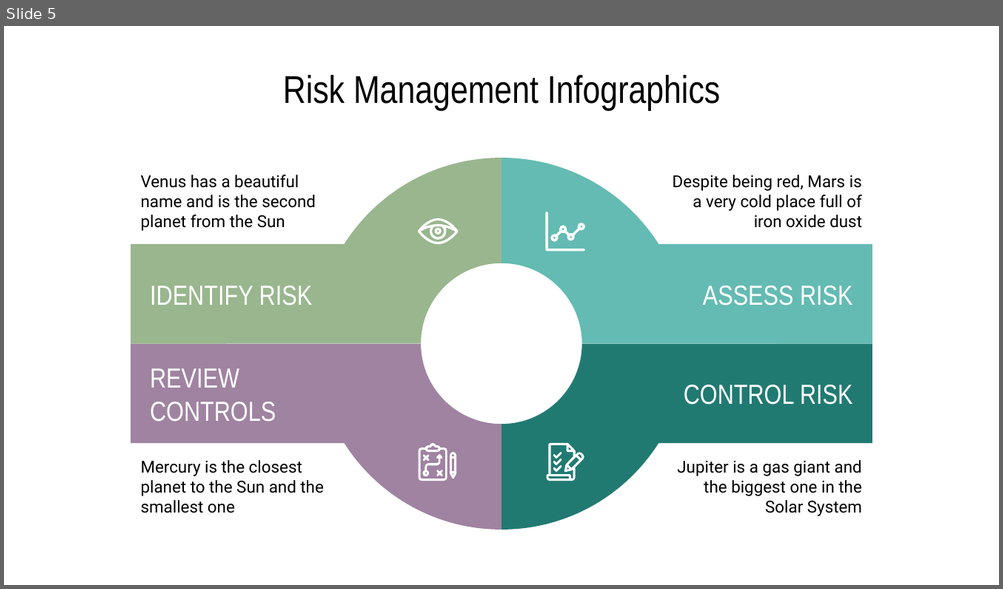
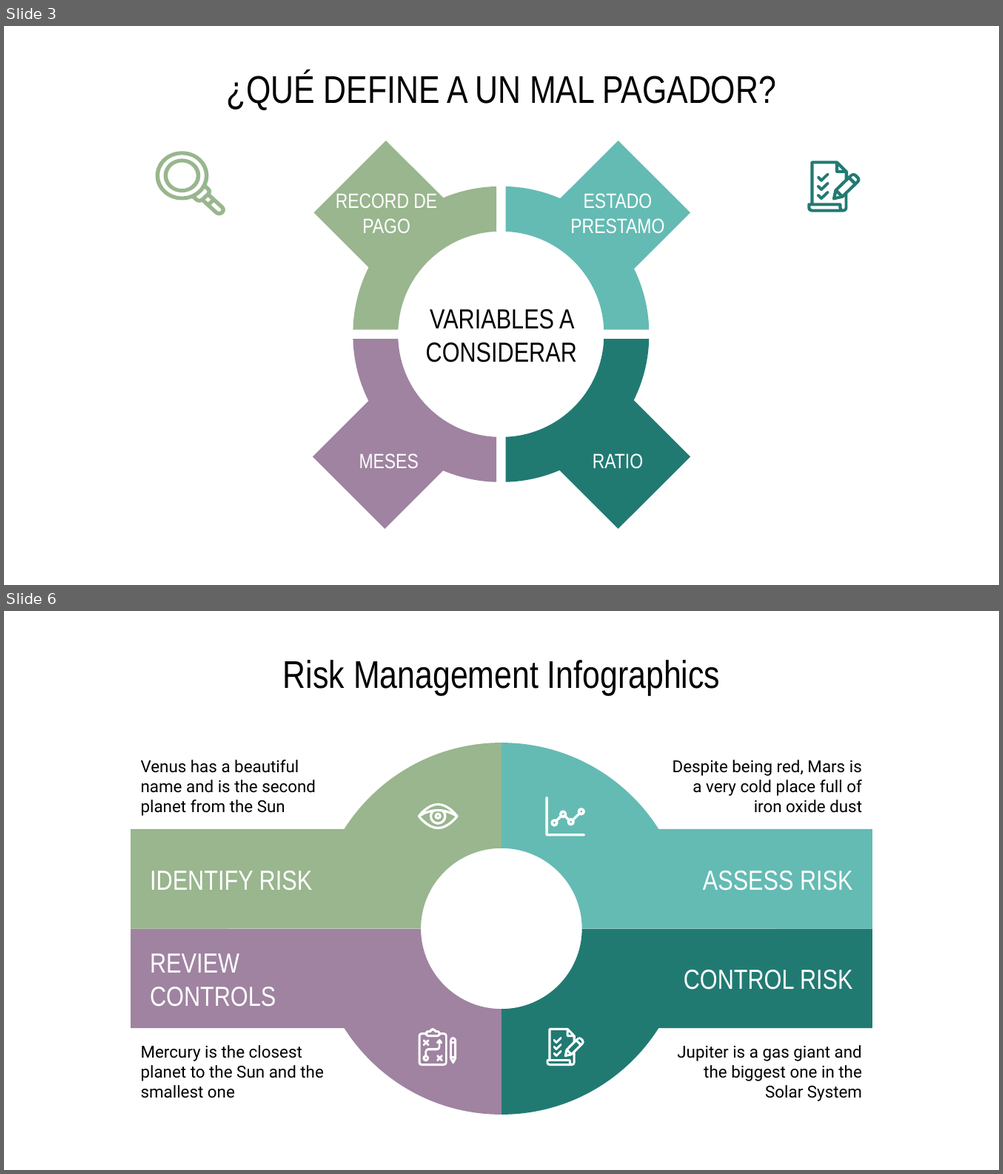
Before and after one commit to vrobles/Proyecto_Grupo3, a slide deck: Risk Management Infographics by Slidesgo.pptx. Shown one above the other, each under a label of ours: slide 5 before the commit, slides 3 and 6 after it; the slides between them are not shown. The pictures are 1003x589 and 1003x1174 pixels, drawn with LibreOffice and Linux fonts; fonts in the diff are those of the drawing. Boxes give left, top, right and bottom in pixels: in the first picture for what was removed or moved away, otherwise in the second. Text is boxed around its words. In the diff, an @@ line names an element or a change of style, - is before the commit and + after.

Commit message:
Agregue diapositivas de mi tema, limpieza de dataset y marca mal pagador

```diff
--- a/Risk Management Infographics by Slidesgo.pptx
+++ b/Risk Management Infographics by Slidesgo.pptx
@@ slide 3 added at box(4, 26, 999, 585), background #FFFFFF @@
@@ title added at box(227, 72, 776, 110), 28 pt, text #000000 @@
+¿QUÉ DEFINE A UN MAL PAGADOR?
@@ freeform shape added at box(153, 151, 226, 216), fill #99B68E @@
@@ diamond added at box(313, 141, 458, 284), fill #99B68E @@
@@ diamond added at box(546, 141, 690, 284), fill #64BBB3 @@
@@ freeform shape added at box(162, 159, 202, 193), fill #99B68E @@
@@ group added at box(807, 161, 859, 212): 4 freeform shapes @@
@@ text added at box(336, 193, 437, 233), 15 pt, text #FFFFFF @@
+RECORD DE PAGO
@@ freeform shape added at box(353, 186, 496, 329), fill #99B68E @@
@@ freeform shape added at box(505, 186, 649, 329), fill #64BBB3 @@
@@ text added at box(570, 193, 664, 233), 15 pt, text #FFFFFF @@
+ESTADO PRESTAMO
@@ text added at box(426, 309, 577, 363), 20 pt, text #000000 @@
+VARIABLES A CONSIDERAR
@@ freeform shape added at box(353, 339, 496, 483), fill #9F83A1 @@
@@ freeform shape added at box(505, 339, 649, 483), fill #217A72 @@
@@ diamond added at box(313, 385, 457, 529), fill #9F83A1 @@
@@ diamond added at box(546, 385, 690, 529), fill #217A72 @@
@@ text added at box(359, 454, 418, 469), 15 pt, text #FFFFFF @@
+MESES
@@ text added at box(592, 454, 643, 469), 15 pt, text #FFFFFF @@
+RATIO
@@ what was slide 5 is now slide 6 @@
```
Also in this commit, not shown: 1 slide changed, 3 other slides added, 3 slides removed.
